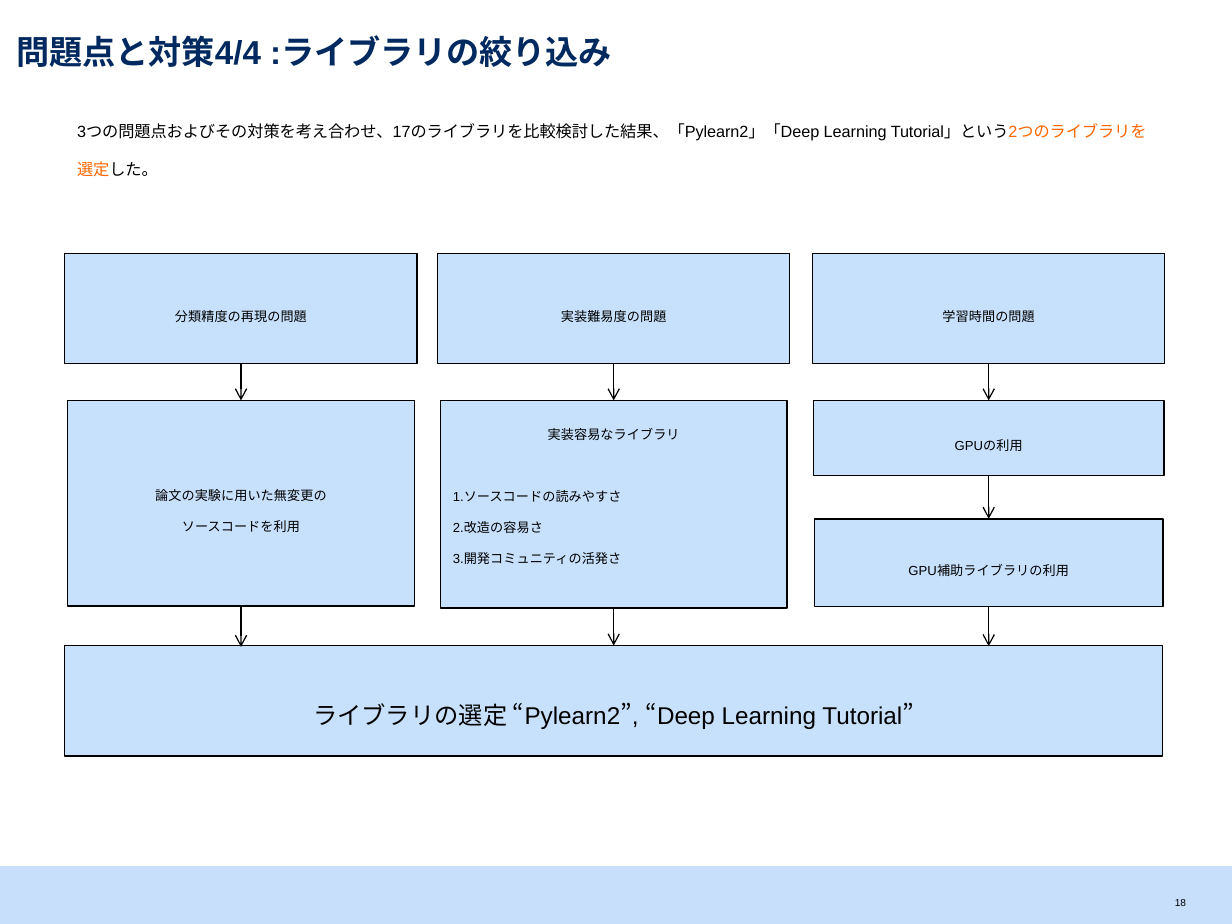
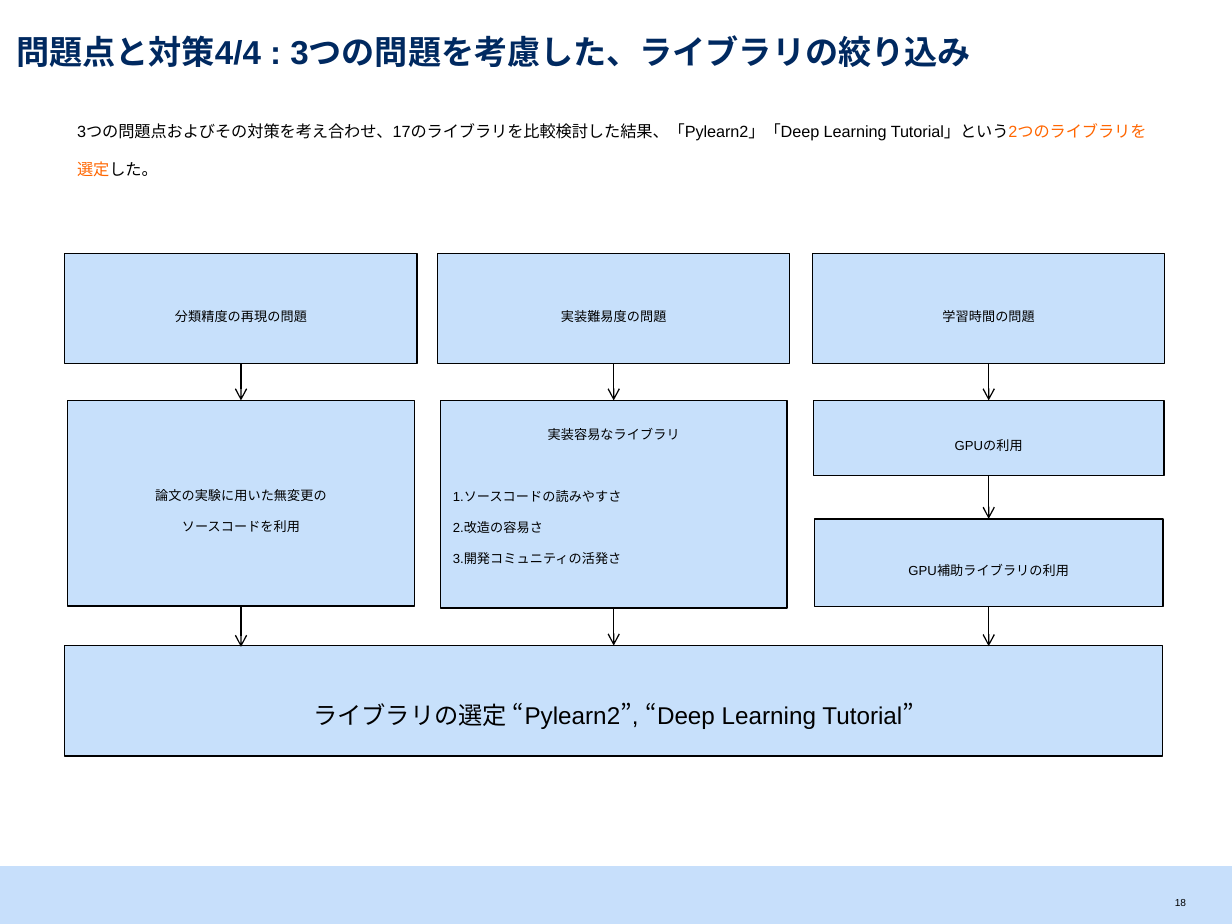
Before and after one commit to srtk/sotsuron, a slide deck: slide 19 of doc/sotsuron_defense/bd.pptx. Drawn at 1232x924 pixels with LibreOffice and Linux fonts; fonts in the diff are those of the drawing. Boxes give left, top, right and bottom in pixels: in the first picture for what was removed or moved away, otherwise in the second. Text is boxed around its words. In the diff, an @@ line names an element or a change of style, - is before the commit and + after.

```diff
--- a/doc/sotsuron_defense/bd.pptx
+++ b/doc/sotsuron_defense/bd.pptx
@@ title at bbox=[16, 35, 970, 67]: text changed @@
-問題点と対策4/4 :ライブラリの絞り込み
+問題点と対策4/4 : 3つの問題を考慮した、ライブラリの絞り込み
```
Also in this commit, not shown: 7 other slides changed, 1 other file.
